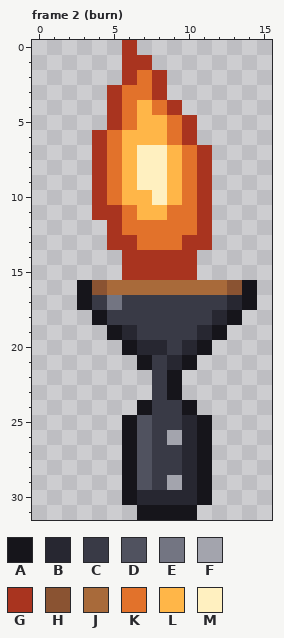
Two versions of one pixel-art file, assets/source/props/floor01/torch.ase. Above: the version before the commit.
16x32 pixels, 4 frames. Shown: frame 2 (burn). The commit also changed other frames, which this record leaves out.
Palette (. is transparent): A #16151b  B #272731  C #393a46  D #50525f  E #737582  F #a3a4ad  G #a9341f  H #8a5332  J #a86a3a  K #e2722b  L #ffb648  M #fff0c0
The same view after the edit:
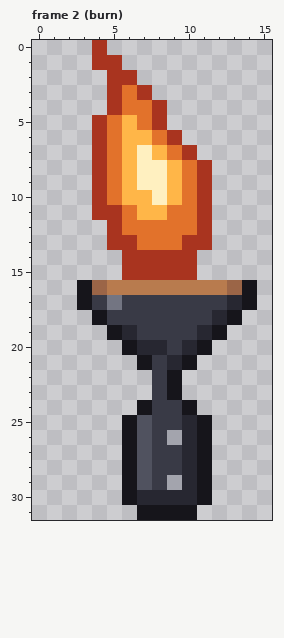
The edit:
colour H: #8a5332 -> #9b6547
colour J: #a86a3a -> #b87b4e
Changed rows in their new state; - is a pixel that keeps its letter.
Frame 2 (burn), layer "flame":
first column x 4:
 0 G-.-----
 1 GG..----
 2 -G-..---
 3 ---G.---
 4 ---KG.--
 5 GKLKG..-
 6 ----KG.-
 7 ----LKG.
Pixel boxes of the changes (left, top, right, bottom) in both pictures:
changed: (92, 40, 212, 160)
changed: (92, 280, 242, 295)
